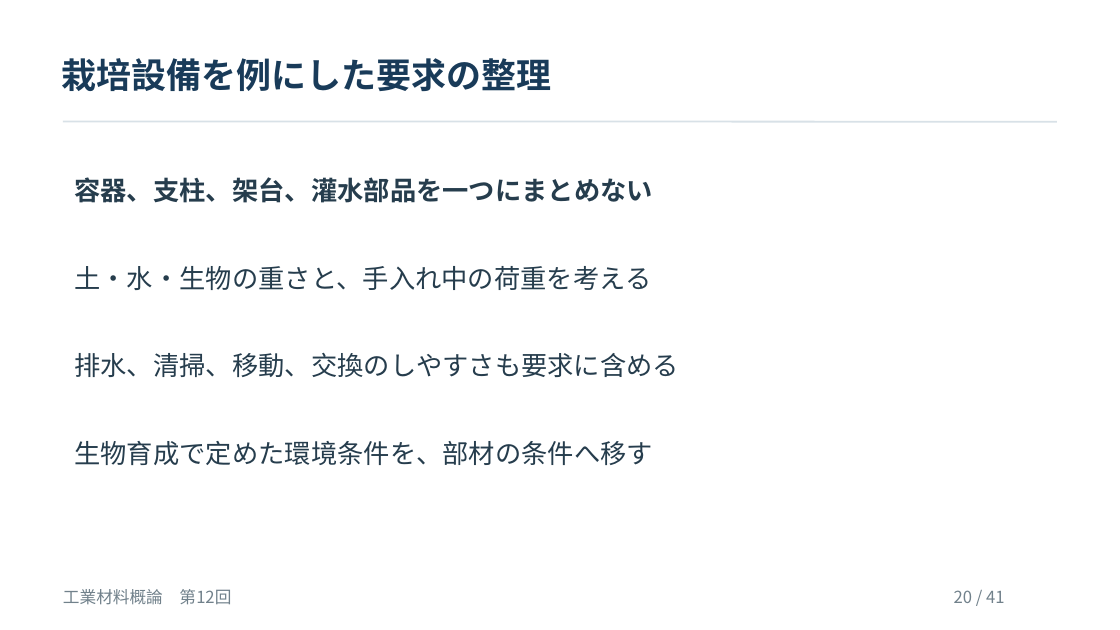
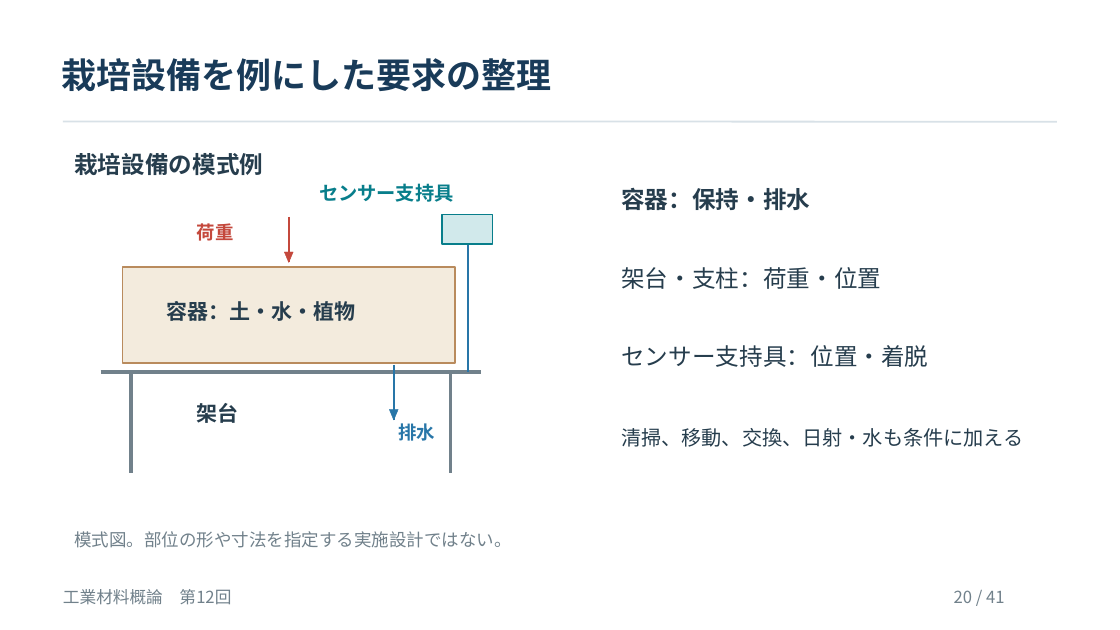
Before and after one commit to zooc-14calbp/industrial-materials-course, a slide deck: slide 20 of 学生用/第12回/12_授業スライド.pptx. Drawn at 1120x630 pixels with LibreOffice and Linux fonts; fonts in the diff are those of the drawing. Boxes give left, top, right and bottom in pixels: in the first picture for what was removed or moved away, otherwise in the second. Text is boxed around its words. In the diff, an @@ line names an element or a change of style, - is before the commit and + after.

```diff
--- a/学生用/第12回/12_授業スライド.pptx
+++ b/学生用/第12回/12_授業スライド.pptx
@@ text removed at [74,177,653,203] @@
-容器、支柱、架台、灌水部品を一つにまとめない
@@ text added at [74,153,263,175], 20.2 pt, text #263D4D, bold @@
+栽培設備の模式例
@@ text added at [319,183,453,202], 16.5 pt, text #087E8B, bold @@
+センサー支持具
@@ text added at [621,188,810,210], 20.2 pt, text #263D4D, bold @@
+容器：保持・排水
@@ text added at [197,223,234,241], 15.8 pt, text #C4483C, bold @@
+荷重
@@ freeform shape added at [289,217,290,262], outline #C4483C 2.03 pt @@
@@ rectangle added at [442,214,492,244], fill #D1E9EB, outline #087E8B 1.28 pt @@
@@ freeform shape added at [468,218,469,371], outline #2876A8 2.25 pt @@
@@ text removed at [74,266,651,290] @@
-土・水・生物の重さと、手入れ中の荷重を考える
@@ rectangle added at [123,267,455,364], fill #F3EBDD, outline #B98B5D 1.28 pt @@
@@ freeform shape added at [284,252,292,262], fill #C4483C, outline #C4483C 0.38 pt @@
@@ text added at [621,267,881,289], 20.2 pt, text #263D4D @@
+架台・支柱：荷重・位置
@@ text added at [166,301,355,321], 18 pt, text #263D4D, bold @@
+容器：土・水・植物
@@ text removed at [74,353,679,377] @@
-排水、清掃、移動、交換のしやすさも要求に含める
@@ text added at [621,345,928,367], 20.2 pt, text #263D4D @@
+センサー支持具：位置・着脱
@@ freeform shape added at [101,372,481,373], outline #71818B 3 pt @@
@@ freeform shape added at [131,372,132,473], outline #71818B 3 pt @@
@@ freeform shape added at [394,365,395,420], outline #2876A8 1.88 pt @@
@@ freeform shape added at [450,372,451,473], outline #71818B 3 pt @@
@@ text added at [197,403,239,423], 18 pt, text #263D4D, bold @@
+架台
@@ freeform shape added at [389,410,397,420], fill #2876A8, outline #2876A8 0.38 pt @@
@@ text removed at [74,441,653,465] @@
-生物育成で定めた環境条件を、部材の条件へ移す
@@ text added at [398,423,435,441], 15.8 pt, text #2876A8, bold @@
+排水
@@ text added at [621,428,1023,447], 17.2 pt, text #263D4D @@
+清掃、移動、交換、日射・水も条件に加える
@@ text added at [74,531,511,548], 15 pt, text #71818B @@
+模式図。部位の形や寸法を指定する実施設計ではない。
```
Also in this commit, not shown: 4 other slides changed, 1 slide added, 1 slide removed, 21 other files.
